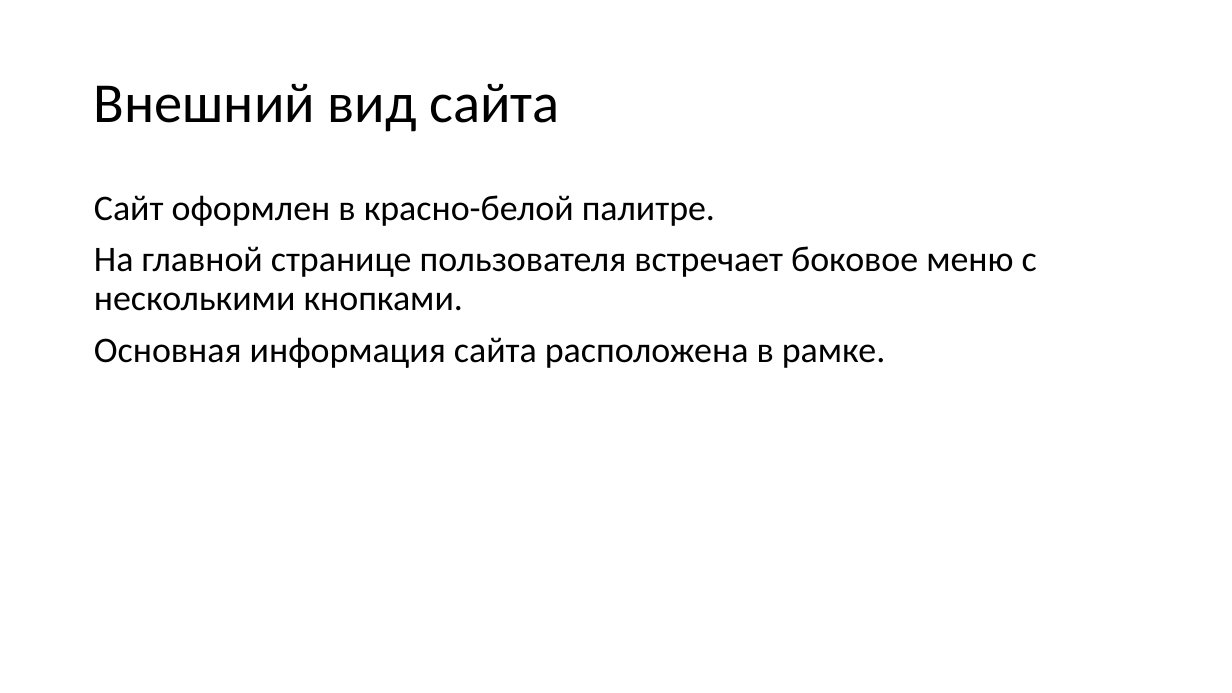
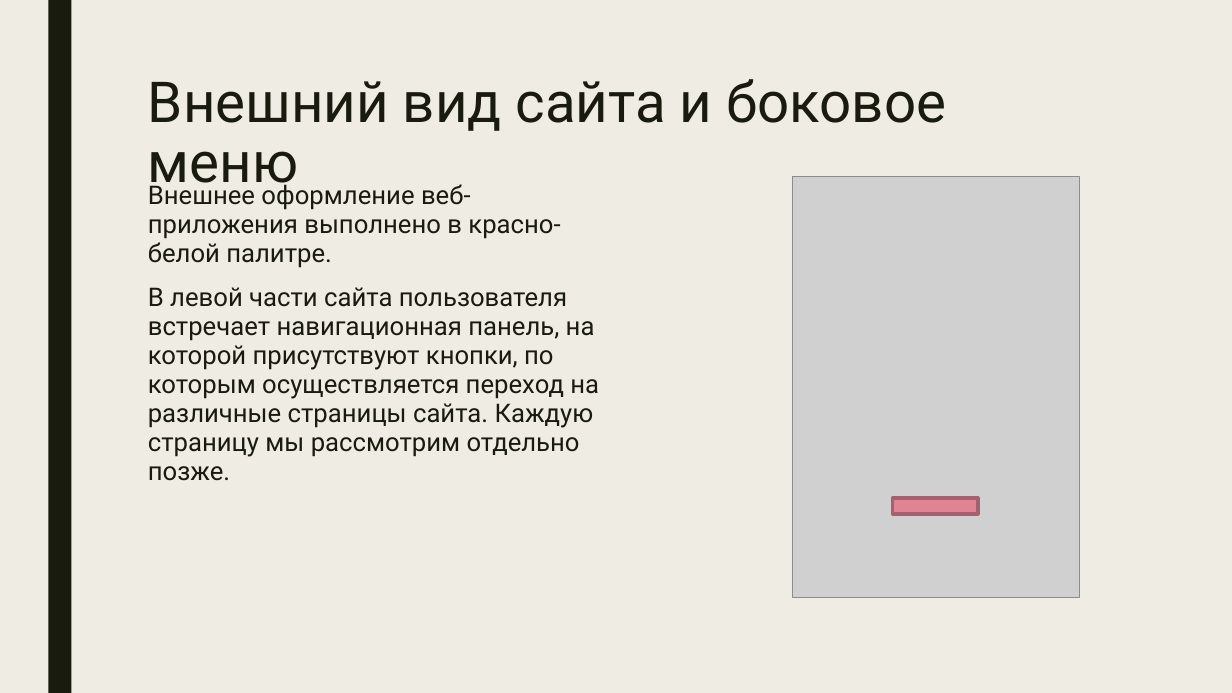
Before and after one commit to chzx-vagner/NBP_Website, a slide deck: slide 2 of NBP_Website.pptx. Drawn at 1232x693 pixels with LibreOffice and Linux fonts; fonts in the diff are those of the drawing; grey boxes stand for pictures. Boxes give left, top, right and bottom in pixels: in the first picture for what was removed or moved away, otherwise in the second. Text is boxed around its words. In the diff, an @@ line names an element or a change of style, - is before the commit and + after.

```diff
--- a/NBP_Website.pptx
+++ b/NBP_Website.pptx
@@ background #FFFFFF to #EFEDE3 @@
@@ rectangle added at (x1=48, y1=0, x2=71, y2=693), fill #191B0E @@
@@ title "Внешний вид сайта и боковое ..." at (x1=148, y1=79, x2=946, y2=195): vertical alignment middle to top @@
@@ title at (x1=148, y1=79, x2=946, y2=195): text changed; font Calibri to Roboto; text colour #000000 to #191B0E @@
-Внешний вид сайта
+Внешний вид сайта и боковое меню
@@ picture added at (x1=792, y1=177, x2=1080, y2=597) @@
@@ text at (x1=148, y1=181, x2=599, y2=481): text changed; size 28 to 20 pt; font Calibri to Roboto; text colour #000000 to #191B0E @@
-Сайт оформлен в красно-белой палитре.
-На главной странице пользователя встречает боковое меню с несколькими кнопками.
-Основная информация сайта расположена в рамке.
+Внешнее оформление веб-приложения выполнено в красно-белой палитре.
+В левой части сайта пользователя встречает навигационная панель, на которой присутствуют кнопки, по которым осуществляется переход на различные страницы сайта. Каждую страницу мы рассмотрим отдельно позже.
@@ rectangle added at (x1=893, y1=498, x2=978, y2=514), fill #E28394, outline #A7616D 2.75 pt @@
```
Also in this commit, not shown: 1 other slide changed, 9 slides added, 2 slides removed, 18 other files.
